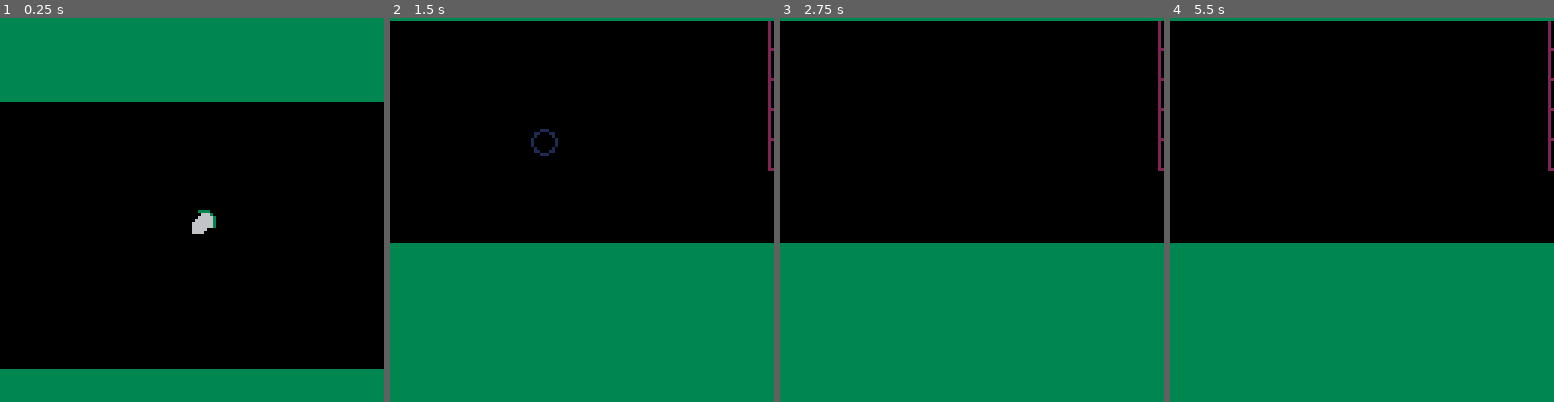
Above: before the commit, frames 1-4 (left to right).
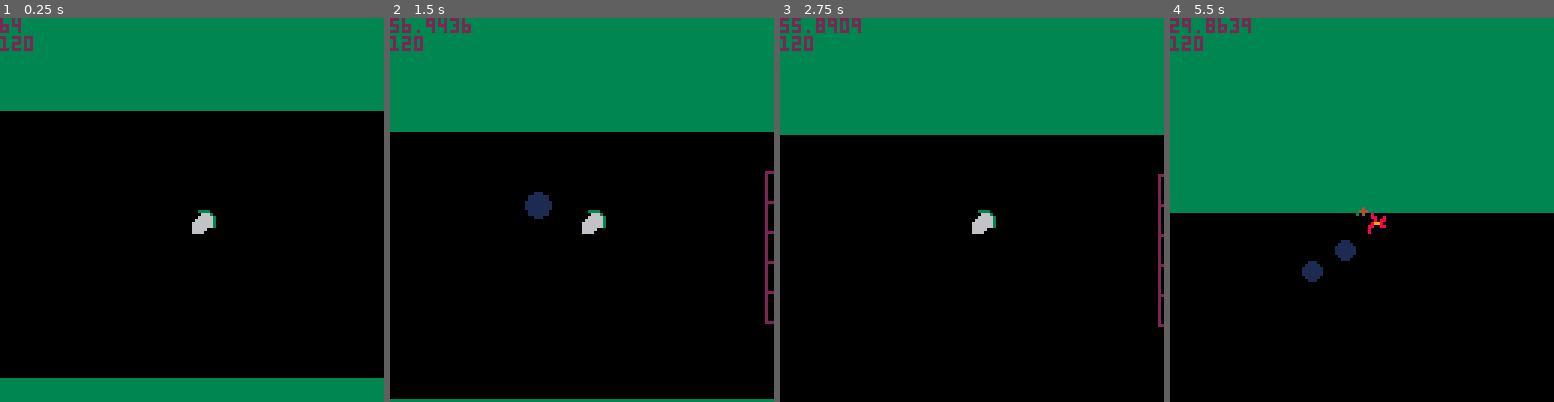
Above: after the commit, the same moments.

Repository: ural89/picorocketrun
Game: PICO-8 cartridge rotorocket.p8
Two runs of this game, one before a commit and one after it. Both use one fixed random seed, a clock stepped at 60 frames per second and the inputs below.
Inputs:
- Up to frame 1 (0.25 s): no input
- Up to frame 2 (1.5 s): tap X (X key) at 0.33, 1.07 s
- Up to frame 3 (2.75 s): tap X (X key) at 1.85 s
- Up to frame 4 (5.5 s): tap X (X key) at 2.97, 4.08, 5.2 s

The runs differ from the first frame. In frame 1, 5.0% of the frame differs, in the area x 0-100%, y 0-94%; in frame 2, 71%; in frame 3, 72%; in frame 4, 92%, in the area x 0-100%, y 0-100%.

Commit message:
camera consistancy fix

Diff:
--- a/rotorocket.p8
+++ b/rotorocket.p8
@@ -3,11 +3,11 @@
 __lua__
 #include source.lua
 __gfx__
-000003000033330000033000003333000030000000006666006666006666000000bbbb0000000000000000000000000000000000000000000000000000000000
-000003300006663003666630036660000330000000066666006666006666600000bbbb0000000000000000000000000000000000000000000000000000000000
-666666600066666333666633366666000666666636666666006666006666666300bbbb0000000000000000000000000000000000000000000000000000000000
-666666630666666300666600366666603666666636666666006666006666666300bbbb0000000000000000000000000000000000000000000000000000000000
-666666636666666300666600366666663666666636666660006666000666666300bbbb0000000000000000000000000000000000000000000000000000000000
-666666606666666300666600366666660666666636666600336666330066666300bbbb0000000000000000000000000000000000000000000000000000000000
-000003306666600000666600000666660330000003666000036666300006663000bbbb0000000000000000000000000000000000000000000000000000000000
-000003006666000000666600000066660030000000333300000330000033330000bbbb0000000000000000000000000000000000000000000000000000000000
+00000300003333000003300000333300003000000000666600666600666600000000000000000000000000000008000000088800008888000888880088000000
+00000330000666300366663003666000033000000006666600666600666660000000000000000000000000000008000000080000000888000889988888800088
+66666660006666633366663336666600066666663666666600666600666666630000000000000000000880000008800800088008000880080009900800000008
+66666663066666630066660036666660366666663666666600666600666666630000800000008000000080800000808800009088000999880009900000000000
+66666663666666630066660036666666366666663666666000666600066666630000000000088000000888800008998000099990000999900000000000000000
+66666660666666630066660036666666066666663666660033666633006666630000000000000000008800000088008800890088008999880000000800000008
+00000330666660000066660000066666033000000366600003666630000666300000000000000000000000000080000000800008888090088800000888000008
+00000300666600000066660000006666003000000033330000033000003333000000000000000000000000000080000088800008888800088888000888000008
--- a/source.lua
+++ b/source.lua
@@ -19,8 +19,6 @@
 sin_look_up = {
     0, 0.707, 1, 0.707, 0, -0.707, -1, -0.707
 }
-
-
 
 blocks = {}
 block = {
@@ -65,6 +63,8 @@
         if not self.is_sleeping then
             self.dy += 9.8 * dt * 10
             self.dx *= 0.98 --friction
+            self.x += self.dx * dt
+            self.y += self.dy * dt
         else
             if self.x - camera_x < 0 then
                 del(blocks, self)
@@ -73,14 +73,9 @@
     end,
 
     draw = function(self)
-        self.x += self.dx * dt
-        self.y += self.dy * dt
-        rect(self.x - camera_x, self.y + camera_y, self.x + 10 - camera_x, self.y + 10 + camera_y, 2)
-    end
-}
-
-
-
+        rect(self.x - camera_x, self.y - camera_y, self.x + 10 - camera_x, self.y + 10 - camera_y, 2)
+    end
+}
 
 particles = {}
 particle = {
@@ -89,6 +84,7 @@
     dx = 1,
     dy = 1,
     radius = 0,
+    color = 1,
     update = function(self)
         self.radius += dt * 10
         self.dy += dt * 10
@@ -98,22 +94,23 @@
             del(particles, self)
         end
     end,
-    new = function(self, x, y, start_angle)
+    new = function(self, x, y, start_angle, color)
         local obj = {
             dx = (cos_look_up[start_angle] or 1) * self.dx * rnd(100),
-            dy = (sin_look_up[start_angle] or 1) * self.dy * rnd(100),
+            dy = (sin_look_up[start_angle] or 1) * -self.dy * rnd(100),
             x = x,
-            y = y, radius = 1
+            y = y,
+            color = color,
+            radius = 1
         }
         setmetatable(obj, { __index = self })
         add(particles, obj)
         return obj
     end,
     draw = function(self)
-        circ(self.x, self.y, self.radius, 1)
-    end
-}
-
+        circfill(self.x - camera_x, self.y - camera_y, self.radius, self.color)
+    end
+}
 
 ship = {
     is_dead = false,
@@ -126,17 +123,17 @@
     friction = 0.01, --between 0 - 1
 
     acceleration = 5,
-    gravity = 2,
+    gravity = 0,
     x = 64,
     y = 64,
     dx = 0,
     dy = 0,
 
     sprites = { 0, 1, 2, 3, 4, 5, 6, 7 },
-    explosion_sprites = { 8, 9, 10, 11, 12, 13, 14, 15 },
+    explosion_sprites = { 8, 9, 10, 11, 12, 13, 14, 15, 16 },
 
     update = function(self, dt)
-        if (camera_y < -ground_pos_y + 64 + 12 or camera_y > 64 - ceil_pos_y) then
+        if (ship.y + 8 > ground_pos_y or ship.y < ceil_pos_y) then
             if not self.is_dead then
                 self.dead_time = t()
             end
@@ -155,13 +152,14 @@
                 particle:new(
                     self.x + cos_look_up[flr(self.ship_rotation)] * -8 + 4,
                     self.y + sin_look_up[flr(self.ship_rotation)] * 4 + 4,
-                    flr(self.ship_rotation)
+                    flr(self.ship_rotation),
+                    1
                 )
             end
             self.dx += cos_look_up[flr(self.ship_rotation)]
                     * dt * self.acceleration
 
-            self.dy += sin_look_up[flr(self.ship_rotation)]
+            self.dy -= sin_look_up[flr(self.ship_rotation)]
                     * dt * self.acceleration
 
             self.particleReleaseTime = 0
@@ -171,38 +169,37 @@
             self.ship_rotation = 1
         end
         self.dy -= self.gravity * dt
-        camera_x += self.dx
-        camera_y += self.dy
+        self.x += self.dx
+        self.y += self.dy
     end,
     draw = function(self)
         if self.is_dead then
-            self.dead_anim_index += dt * 10
-            if self.dead_anim_index < 9 then
-                spr(self.explosion_sprites[flr(self.dead_anim_index)], self.x, self.y)
-            end
+            self.dx = 0
+            self.dy = 0
+            self.dead_anim_index += dt * 50
+            if self.dead_anim_index < 10 then
+                spr(
+                    self.explosion_sprites[flr(self.dead_anim_index)],
+                    self.x - camera_x, self.y - camera_y
+                ) --draw explosion
+            end
+            particle:new(
+                self.x,
+                self.y,
+                flr(2),
+                rnd(5)
+            )
         else
-            spr(self.sprites[flr(self.ship_rotation)], self.x, self.y)
-        end
-    end
-}
-
-
-
-
+            spr(self.sprites[flr(self.ship_rotation)], self.x - camera_x, self.y - camera_y)
+        end
+    end
+}
 function check_collision_with_ship(_block)
-    local ship_x = ship.x
-    local ship_y = ship.y
-
-    local obj_x = _block.x - camera_x
-    local obj_y = _block.y + camera_y
-
-    return ship_x < obj_x + 10
-            and ship_x + 10 > obj_x
-            and ship_y < obj_y + 10
-            and ship_y + 10 > obj_y
-end
-
-
+    return ship.x < _block.x + 10
+            and ship.x + 10 > _block.x
+            and ship.y < _block.y + 10
+            and ship.y + 10 > _block.y
+end
 
 function _init()
     create_blocks()
@@ -226,21 +223,19 @@
     end
     foreach(particles, function(p) p:update() end)
     foreach(blocks, function(p) p:update() end)
+
+    camera_x = ship.x - 64
+    camera_y = ship.y - 64
     last_time = current_time
 end
 
-
-
 function draw_ground()
-    rectfill(0, ceil_pos_y + camera_y, 128, 0, 3)
-    rectfill(0, ground_pos_y + camera_y, 128, 128, 3)
-end
-
-
+    rectfill(0, ceil_pos_y - camera_y, 128, 0, 3)
+    rectfill(0, ground_pos_y - camera_y, 128, 128, 3)
+end
 
 function _draw()
     cls()
-    foreach(particles, function(p) p:draw() end)
     foreach(blocks, function(p) p:draw() end)
     foreach(
         blocks, function(block)
@@ -254,5 +249,8 @@
 
     ship.draw(ship)
     draw_ground()
+    foreach(particles, function(p) p:draw() end)
+    print(ship.y, 2)
+    print(ground_pos_y, 2)
     -- print(blocks[1].x - camera_x, 2)
 end
